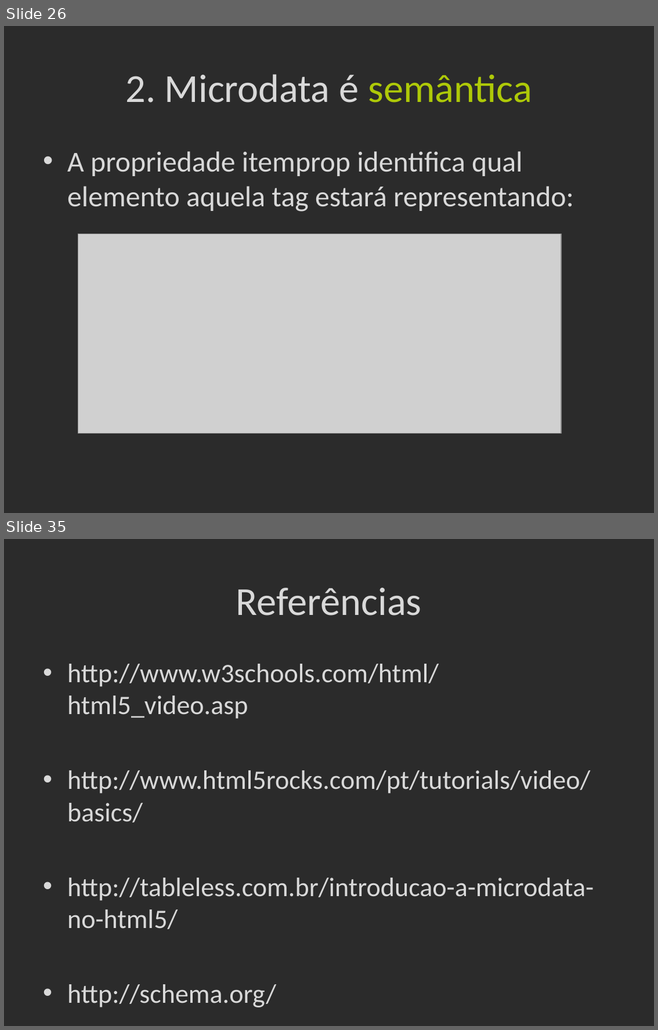
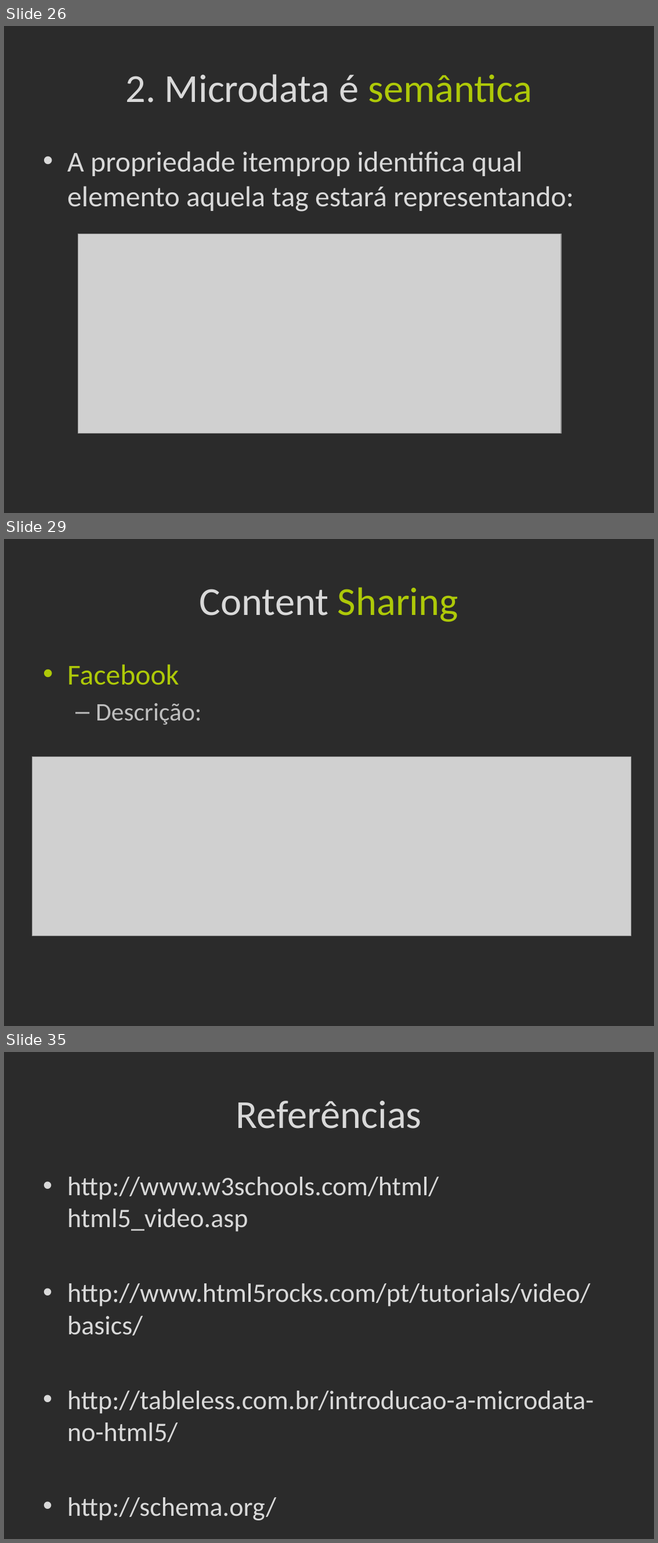
Before and after one commit to Frossard/HTML5-na-pratica, a slide deck: _Presentation/apresentacao.pptx. Shown one above the other, each under a label of ours: slides 26 and 35 before the commit, slides 26, 29 and 35 after it; the slides between them are not shown. The pictures are 658x1030 and 658x1543 pixels, drawn with LibreOffice and Linux fonts; fonts in the diff are those of the drawing; grey boxes stand for pictures; background and template pictures are left out; a plain dark background stands for a picture behind light text. Boxes give left, top, right and bottom in pixels: in the first picture for what was removed or moved away, otherwise in the second. Text is boxed around its words. In the diff, an @@ line names an element or a change of style, - is before the commit and + after.

Commit message:
Apresentação com content sharing

```diff
--- a/_Presentation/apresentacao.pptx
+++ b/_Presentation/apresentacao.pptx
@@ slide 29 added at <box>4,539,654,1026</box>, background picture (left out) @@
@@ title added at <box>199,587,458,622</box>, 44 pt, text #D9D9D9 @@
+Content Sharing
@@ text added at <box>67,664,201,725</box>, 28 pt, text #BFBFBF @@
+• Facebook
+  – Descrição:
@@ picture added at <box>32,757,630,936</box> @@
```
Also in this commit, not shown: 1 slide changed, 3 other slides added, 4 slides removed.
